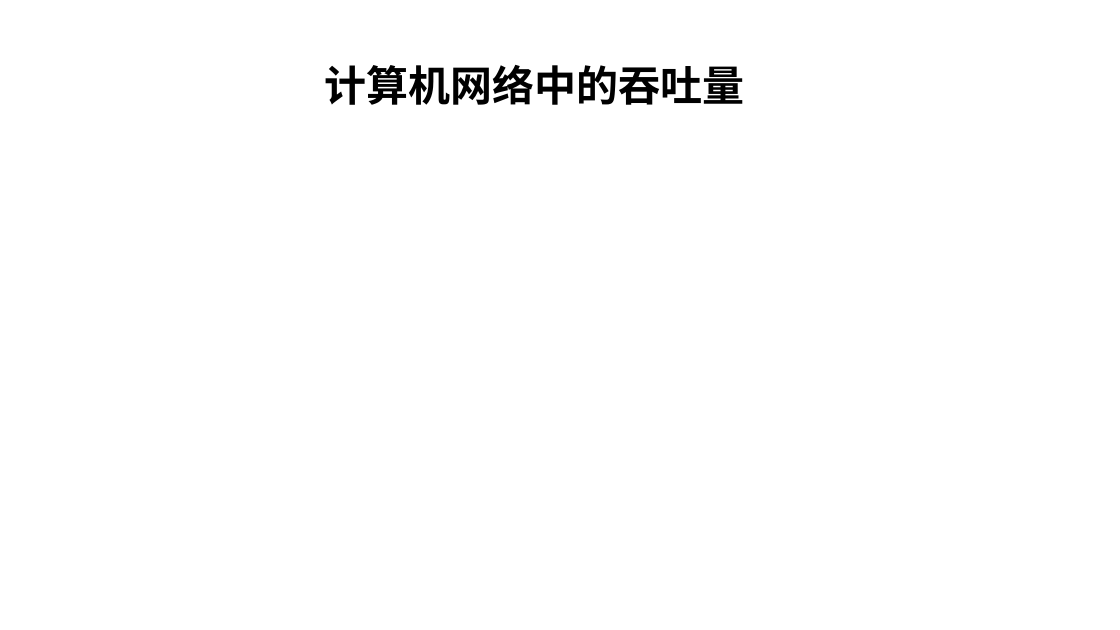
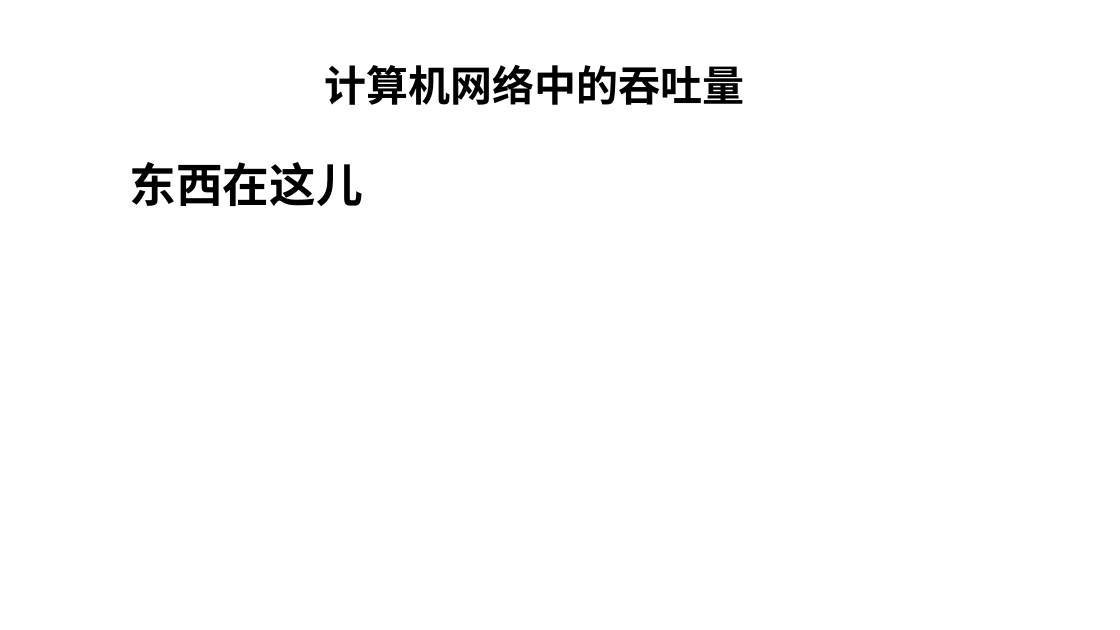
Before and after one commit to kuan525/Computer-Networking-A-top-down-Approach, a slide deck: slide 14 of 计算机网络和因特网.pptx. Drawn at 1120x630 pixels with LibreOffice and Linux fonts; fonts in the diff are those of the drawing. Boxes give left, top, right and bottom in pixels: in the first picture for what was removed or moved away, otherwise in the second. Text is boxed around its words. In the diff, an @@ line names an element or a change of style, - is before the commit and + after.

Commit message:
2021.2.26笔记

```diff
--- a/计算机网络和因特网.pptx
+++ b/计算机网络和因特网.pptx
@@ text added at [130,162,363,206], 40 pt, text #000000, bold @@
+东西在这儿
```
Also in this commit, not shown: 1 other slide changed.
